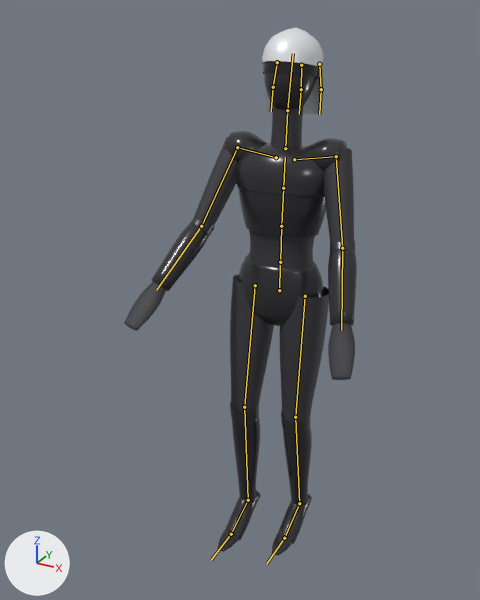
The glTF model assets/pilgrim/pilgrim.glb as it was, and as the next commit left it.
Rendered twice from a 50 mm lens placed at (0.856, -1.813, 1.791), pointed at (-0.076, -0.119, 0.944). The lights are fixed; the arrows at lower left show +X, +Y and +Z. The picture after the commit comes second. Both versions are drawn at frame 8 of the action 'hurt'; the numbers are the values there. The bones that change, and the others that lie on the model, are drawn over the model as lines.

The first picture shows 'Body'.
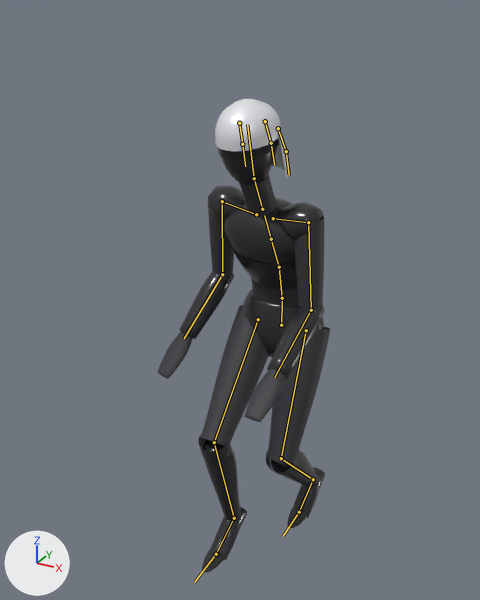
The change, as JSON lines over the scene's bpy script:
```json
{"block": "bone_hips", "where": "bone_hips = bpy.data.objects['Pilgrim'].pose.bones['Hips']  # child of 'Root'"}
{"op": "set", "path": "bone_hips.location", "old": "(0.0, -0.018, -0.013)", "new": "(0.0, -0.152, -0.035)"}
{"block": "bone_leftupperleg", "where": "bone_leftupperleg = bpy.data.objects['Pilgrim'].pose.bones['LeftUpperLeg']  # child of 'Hips'"}
{"op": "set", "path": "bone_leftupperleg.rotation_quaternion", "old": "(1.0, -0.025, 0.0, 0.0)", "new": "(0.984, -0.177, 0.0, 0.0)", "note": "degrees (-3, 0, 0) -> degrees (-20, 0, 0)"}
{"block": "bone_leftlowerleg", "where": "bone_leftlowerleg = bpy.data.objects['Pilgrim'].pose.bones['LeftLowerLeg']  # child of 'LeftUpperLeg'"}
{"op": "set", "path": "bone_leftlowerleg.rotation_quaternion", "old": "(0.996, 0.089, 0.0, 0.0)", "new": "(0.85, 0.527, 0.0, 0.0)", "note": "degrees (10, 0, 0) -> degrees (64, 0, 0)"}
{"block": "bone_leftfoot", "where": "bone_leftfoot = bpy.data.objects['Pilgrim'].pose.bones['LeftFoot']  # child of 'LeftLowerLeg'"}
{"op": "set", "path": "bone_leftfoot.rotation_quaternion", "old": "(0.998, -0.065, 0.0, 0.0)", "new": "(0.929, -0.369, 0.0, 0.0)", "note": "degrees (-7, 0, 0) -> degrees (-43, 0, 0)"}
{"block": "bone_rightupperleg", "where": "bone_rightupperleg = bpy.data.objects['Pilgrim'].pose.bones['RightUpperLeg']  # child of 'Hips'"}
{"op": "set", "path": "bone_rightupperleg.rotation_quaternion", "old": "(0.998, -0.067, 0.0, 0.0)", "new": "(0.935, -0.354, 0.0, 0.0)", "note": "degrees (-8, 0, 0) -> degrees (-41, 0, 0)"}
{"block": "bone_rightlowerleg", "where": "bone_rightlowerleg = bpy.data.objects['Pilgrim'].pose.bones['RightLowerLeg']  # child of 'RightUpperLeg'"}
{"op": "set", "path": "bone_rightlowerleg.rotation_quaternion", "old": "(0.996, 0.084, 0.0, 0.0)", "new": "(0.88, 0.475, 0.0, 0.0)", "note": "degrees (10, 0, 0) -> degrees (57, 0, 0)"}
{"block": "bone_rightfoot", "where": "bone_rightfoot = bpy.data.objects['Pilgrim'].pose.bones['RightFoot']  # child of 'RightLowerLeg'"}
{"op": "set", "path": "bone_rightfoot.rotation_quaternion", "old": "(1.0, -0.017, 0.0, 0.0)", "new": "(0.992, -0.128, 0.0, 0.0)", "note": "degrees (-2, 0, 0) -> degrees (-15, 0, 0)"}
{"block": "bone_spine", "where": "bone_spine = bpy.data.objects['Pilgrim'].pose.bones['Spine']  # child of 'Hips'"}
{"op": "set", "path": "bone_spine.rotation_quaternion", "old": "(1.0, -0.013, 0.012, 0.0)", "new": "(0.994, 0.108, -0.033, 0.004)", "note": "degrees (-2, 1, 0) -> degrees (12, -4, 0)"}
{"block": "bone_chest", "where": "bone_chest = bpy.data.objects['Pilgrim'].pose.bones['Chest']  # child of 'Spine'"}
{"op": "set", "path": "bone_chest.rotation_quaternion", "old": "(1.0, -0.017, 0.02, 0.0)", "new": "(0.993, 0.111, -0.051, 0.006)", "note": "degrees (-2, 2, 0) -> degrees (13, -6, 0)"}
{"block": "bone_leftupperarm", "where": "bone_leftupperarm = bpy.data.objects['Pilgrim'].pose.bones['LeftUpperArm']  # child of 'LeftShoulder'"}
{"op": "set", "path": "bone_leftupperarm.rotation_quaternion", "old": "(0.777, -0.607, -0.129, -0.101)", "new": "(0.725, -0.653, -0.162, -0.146)", "note": "degrees (-76, -19, 0) -> degrees (-84, -25, 0)"}
{"block": "bone_leftlowerarm", "where": "bone_leftlowerarm = bpy.data.objects['Pilgrim'].pose.bones['LeftLowerArm']  # child of 'LeftUpperArm'"}
{"op": "set", "path": "bone_leftlowerarm.rotation_quaternion", "old": "(0.987, 0.0, -0.017, -0.158)", "new": "(0.866, 0.0, -0.052, -0.497)", "note": "degrees (0, -2, -18) -> degrees (3, -5, -60)"}
{"block": "bone_head", "where": "bone_head = bpy.data.objects['Pilgrim'].pose.bones['Head']  # child of 'Neck'"}
{"op": "set", "path": "bone_head.rotation_quaternion", "old": "(0.997, -0.071, 0.0, 0.0)", "new": "(0.994, -0.106, 0.003, 0.0)", "note": "degrees (-8, 0, 0) -> degrees (-12, 0, 0)"}
{"block": "bone_rightupperarm", "where": "bone_rightupperarm = bpy.data.objects['Pilgrim'].pose.bones['RightUpperArm']  # child of 'RightShoulder'"}
{"op": "set", "path": "bone_rightupperarm.rotation_quaternion", "old": "(0.779, -0.594, 0.159, 0.121)", "new": "(0.735, -0.662, 0.108, 0.097)", "note": "degrees (-75, 23, 0) -> degrees (-84, 17, 0)"}
{"block": "bone_rightlowerarm", "where": "bone_rightlowerarm = bpy.data.objects['Pilgrim'].pose.bones['RightLowerArm']  # child of 'RightUpperArm'"}
{"op": "set", "path": "bone_rightlowerarm.rotation_quaternion", "old": "(0.983, 0.0, 0.019, 0.184)", "new": "(0.906, 0.0, 0.044, 0.42)", "note": "degrees (0, 2, 21) -> degrees (2, 5, 50)"}
```

Boxes (x1, y1, x2, y2) around the edits, measured in the pictures (480 x 600 px):
```json
{"object": "Body", "change": "posed", "before": [124, 27, 357, 555], "after": [158, 99, 330, 573], "on screen": "26% narrower, 10% shorter"}
{"bone": "Hips", "before": "(279, 290) to (280, 265)", "after": "(281, 325) to (282, 300)"}
{"bone": "LeftUpperLeg", "before": "(305, 296) to (295, 417)", "after": "(306, 330) to (281, 458)"}
{"bone": "LeftLowerLeg", "before": "(295, 417) to (299, 503)", "after": "(281, 458) to (313, 479)"}
{"bone": "LeftFoot", "before": "(299, 503) to (284, 538)", "after": "(313, 479) to (299, 512)"}
{"bone": "RightUpperLeg", "before": "(255, 285) to (244, 407)", "after": "(258, 319) to (214, 442)"}
{"bone": "RightLowerLeg", "before": "(244, 407) to (248, 500)", "after": "(214, 442) to (234, 518)"}
{"bone": "RightFoot", "before": "(248, 500) to (231, 534)", "after": "(234, 518) to (216, 554)"}
{"bone": "Spine", "before": "(280, 262) to (281, 226)", "after": "(282, 298) to (279, 267)"}
{"bone": "Chest", "before": "(281, 226) to (283, 188)", "after": "(279, 267) to (271, 239)"}
{"bone": "LeftUpperArm", "before": "(336, 156) to (342, 248)", "after": "(308, 222) to (311, 310)"}
{"bone": "LeftLowerArm", "before": "(342, 248) to (341, 330)", "after": "(311, 310) to (274, 377)"}
{"bone": "Head", "before": "(287, 110) to (293, 53)", "after": "(254, 178) to (247, 124)"}
{"bone": "RightUpperArm", "before": "(237, 147) to (201, 226)", "after": "(222, 201) to (222, 274)"}
{"bone": "RightLowerArm", "before": "(201, 226) to (156, 290)", "after": "(222, 274) to (184, 338)"}
```
